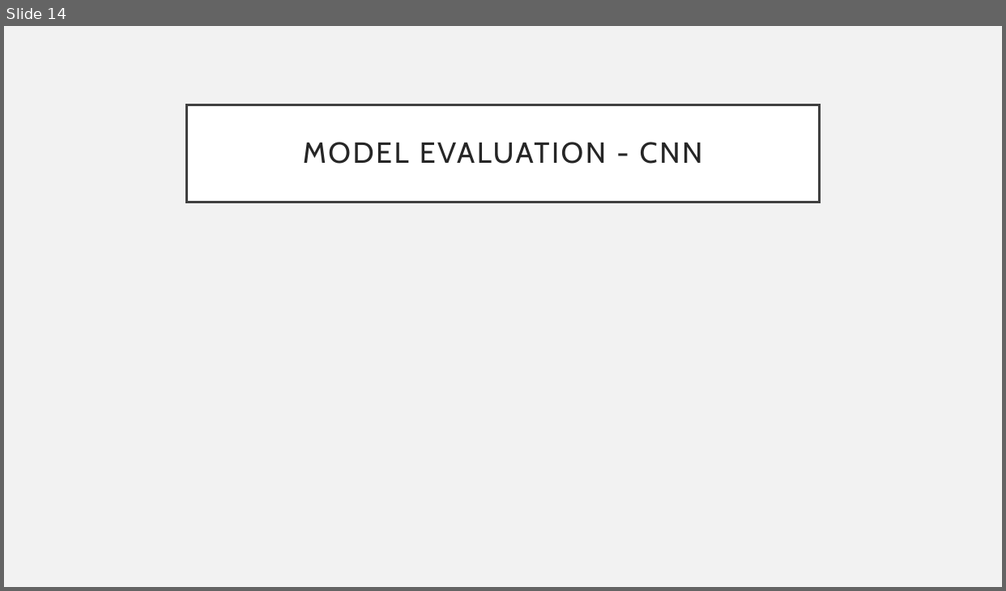
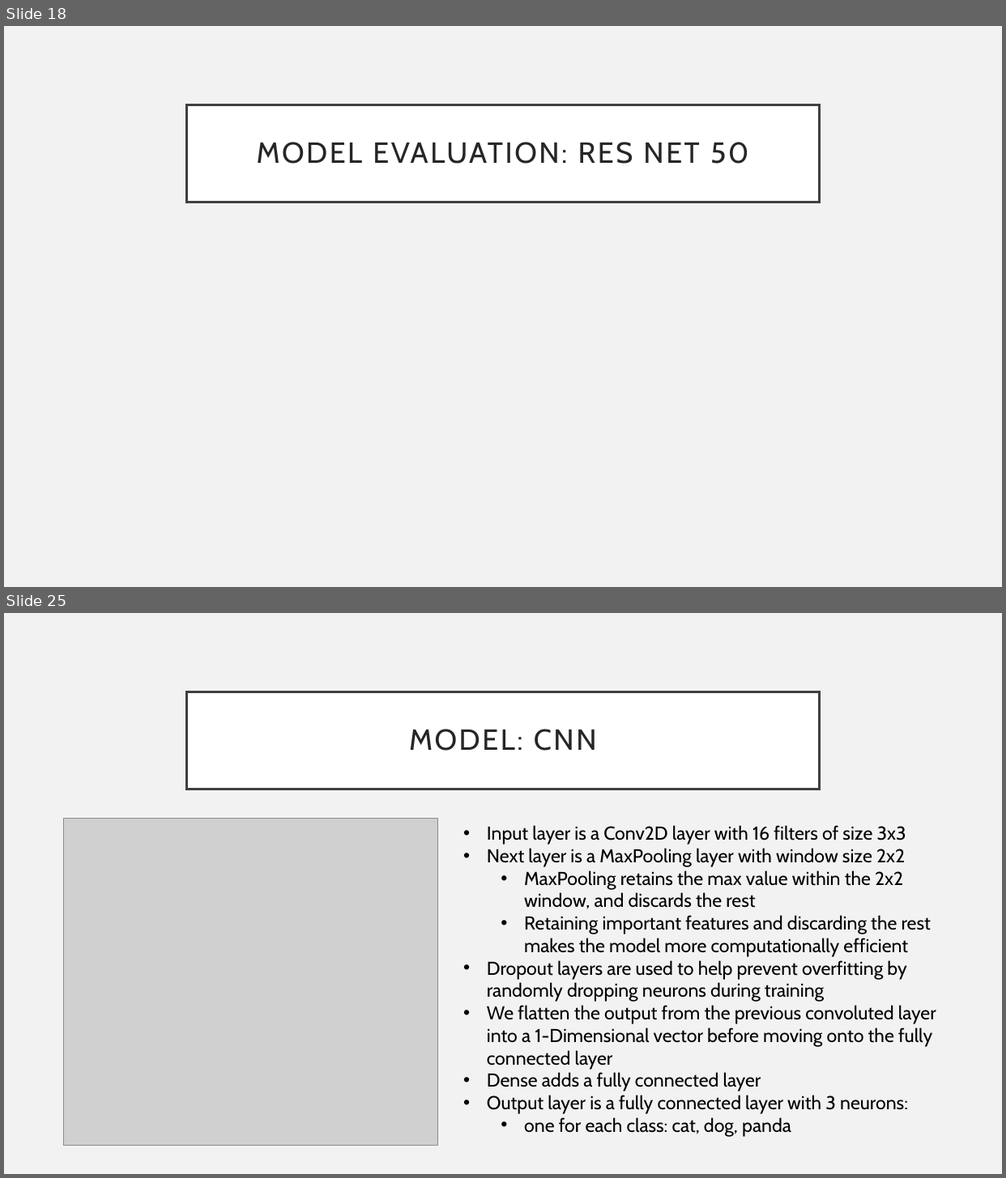
Before and after one commit to EZRA-DVLPR/MachineLearning-Comp542, a slide deck: group_proj/presentations/FinalPresentation.pptx. Shown one above the other, each under a label of ours: slide 14 before the commit, slides 18 and 25 after it; the slides between them are not shown. The pictures are 1006x591 and 1006x1178 pixels, drawn with LibreOffice and Linux fonts; fonts in the diff are those of the drawing; grey boxes stand for pictures. Boxes give left, top, right and bottom in pixels: in the first picture for what was removed or moved away, otherwise in the second. Text is boxed around its words. In the diff, an @@ line names an element or a change of style, - is before the commit and + after.

```diff
--- a/group_proj/presentations/FinalPresentation.pptx
+++ b/group_proj/presentations/FinalPresentation.pptx
@@ slide 25 added at box(4, 613, 1002, 1174), background #F2F2F2 @@
@@ title added at box(187, 692, 819, 789), fill #FFFFFF, outline #404040 2.5 pt, 28 pt, text #262626 @@
+MODEL: CNN
@@ picture added at box(63, 818, 437, 1146) @@
@@ text added at box(487, 825, 936, 1137), 18 pt, text #000000 @@
+• Input layer is a Conv2D layer with 16 filters of size 3x3
+• Next layer is a MaxPooling layer with window size 2x2
+  • MaxPooling retains the max value within the 2x2 window, and discards the rest
+  • Retaining important features and discarding the rest makes the model more computationally efficient
+• Dropout layers are used to help prevent overfitting by randomly dropping neurons during training
+• We flatten the output from the previous convoluted layer into a 1-Dimensional vector before moving onto the fully connected layer
+• Dense adds a fully connected layer
+• Output layer is a fully connected layer with 3 neurons:
+  • one for each class: cat, dog, panda
@@ what was slide 14 is now slide 18 @@
@@ slide 18 changed as well @@
@@ title at box(257, 142, 749, 164): text changed @@
-MODEL EVALUATION - CNN
+MODEL EVALUATION: RES NET 50
```
Also in this commit, not shown: 8 other slides changed, 29 other slides added, 4 slides removed, 1 other file.
